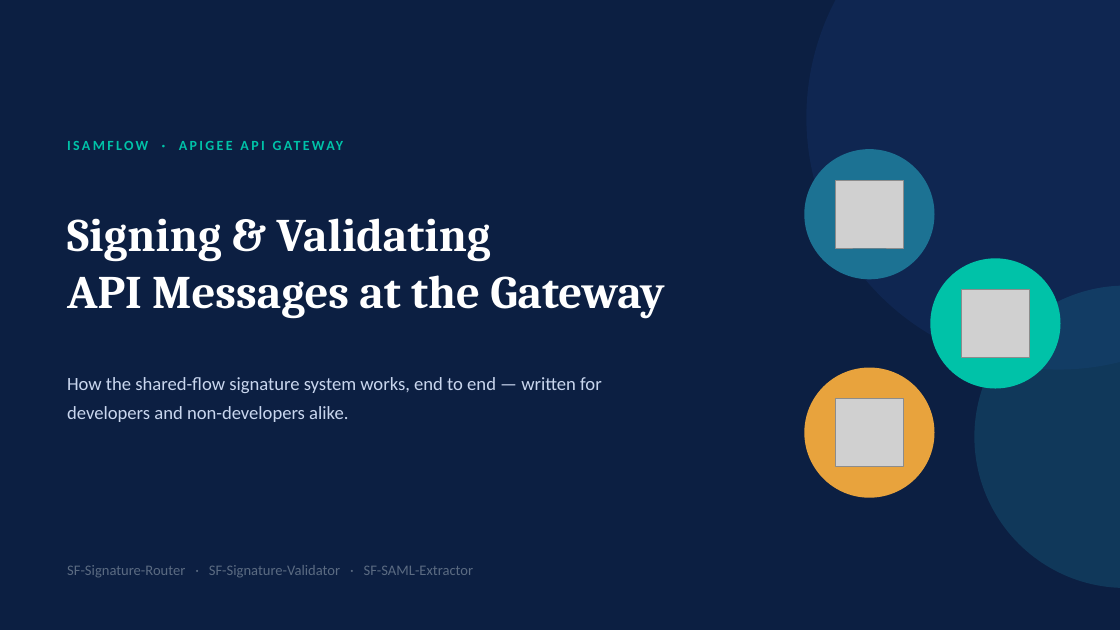
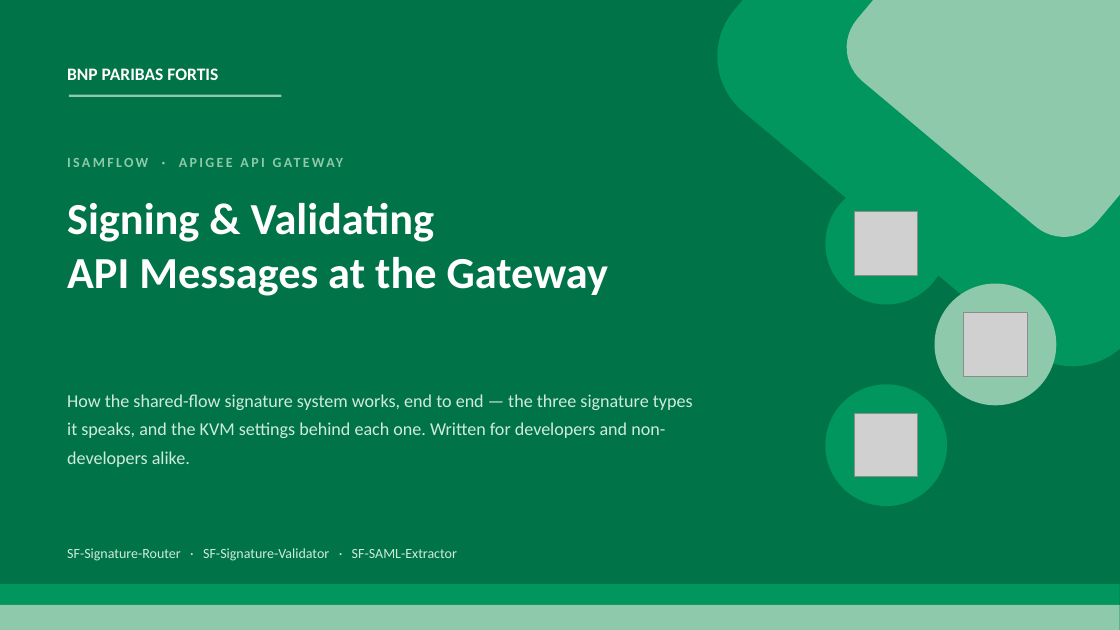
Before and after one commit to Barondev007/ISAMflow, a slide deck: slide 1 of Signature-Flow-Overview.pptx. Drawn at 1120x630 pixels with LibreOffice and Linux fonts; fonts in the diff are those of the drawing; grey boxes stand for pictures. Boxes give left, top, right and bottom in pixels: in the first picture for what was removed or moved away, otherwise in the second. Text is boxed around its words. In the diff, an @@ line names an element or a change of style, - is before the commit and + after.

```diff
--- a/Signature-Flow-Overview.pptx
+++ b/Signature-Flow-Overview.pptx
@@ background #0C1F42 to #007348 @@
@@ rounded rectangle added at [688, 0, 1120, 396], fill #00965E @@
@@ ellipse removed at [807, 0, 1120, 370] @@
@@ rounded rectangle added at [829, 0, 1120, 255], fill #8DC9AA @@
@@ text added at [67, 68, 218, 80], 15 pt, text #FFFFFF, bold @@
+BNP PARIBAS FORTIS
@@ line added from (69, 96) to (281, 96), #8DC9AA 2 pt @@
@@ text "ISAMFLOW · APIGEE API GATEWAY": place and size @@
-text "ISAMFLOW · APIGEE API GATEWAY" at [67, 130, 739, 160]
+text "ISAMFLOW · APIGEE API GATEWAY" at [67, 147, 739, 176]
@@ text "ISAMFLOW · APIGEE API GATEWAY" at [67, 147, 739, 176]: text colour #00C2A8 to #8DC9AA @@
@@ text "Signing & Validating": place and size @@
-text "Signing & Validating" at [67, 218, 664, 318]
+text "Signing & Validating" at [67, 203, 608, 296]
@@ text "Signing & Validating" at [67, 203, 608, 296]: size 40 to 38 pt, font Cambria to Calibri; vertical alignment middle to top @@
@@ ellipse: place and size @@
-ellipse at [804, 149, 934, 279]
+ellipse at [825, 182, 947, 304]
@@ ellipse at [825, 182, 947, 304]: fill #1C7293 to #00965E @@
@@ picture: place and size @@
-picture at [836, 181, 904, 249]
+picture at [854, 212, 918, 275]
@@ ellipse: place and size @@
-ellipse at [930, 259, 1060, 389]
+ellipse at [934, 284, 1056, 406]
@@ ellipse at [934, 284, 1056, 406]: fill #00C2A8 to #8DC9AA @@
@@ picture removed at [962, 290, 1030, 358] @@
@@ ellipse removed at [975, 286, 1120, 588] @@
@@ picture added at [964, 313, 1027, 376] @@
@@ ellipse: place and size @@
-ellipse at [804, 368, 934, 498]
+ellipse at [825, 385, 947, 507]
@@ ellipse at [825, 385, 947, 507]: fill #E8A33D to #00965E @@
@@ text at [67, 394, 693, 467]: text changed; size 16 to 15.5 pt; text colour #C9D6EE to #CFEBDC @@
-How the shared-flow signature system works, end to end — written for developers and non-developers alike.
+How the shared-flow signature system works, end to end — the three signature types it speaks, and the KVM settings behind each one. Written for developers and non-developers alike.
@@ picture: place and size @@
-picture at [836, 399, 904, 467]
+picture at [854, 413, 918, 476]
@@ text "SF-Signature-Router · SF-Signature-Validator · SF-SAML-Extra ...": place and size @@
-text "SF-Signature-Router · SF-Signature-Validator · SF-SAML-Extra ..." at [67, 565, 474, 577]
+text "SF-Signature-Router · SF-Signature-Validator · SF-SAML-Extra ..." at [67, 548, 457, 561]
@@ text "SF-Signature-Router · SF-Signature-Validator · SF-SAML-Extra ..." at [67, 548, 457, 561]: size 12.5 to 12 pt, text colour #5B6B82 to #CFEBDC @@
@@ rectangle added at [0, 584, 1120, 630], fill #00965E @@
@@ rectangle added at [0, 605, 1120, 630], fill #8DC9AA @@
```
Also in this commit, not shown: 12 other slides changed, 5 slides added.
